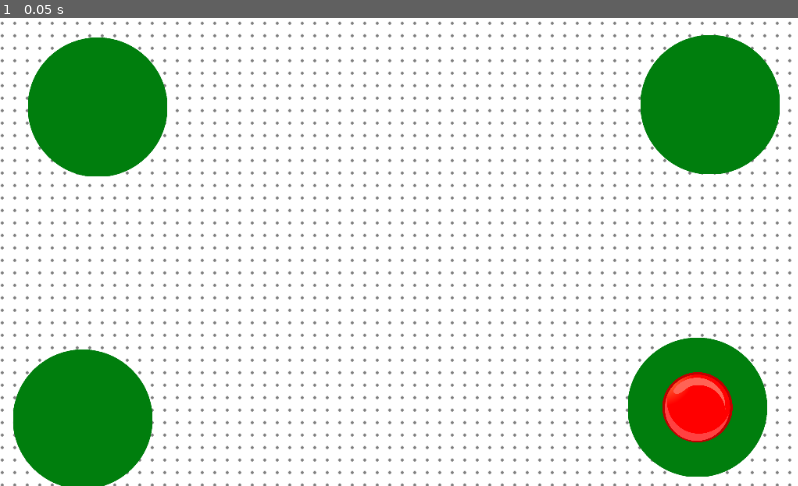
Above: before the commit, frame 1.
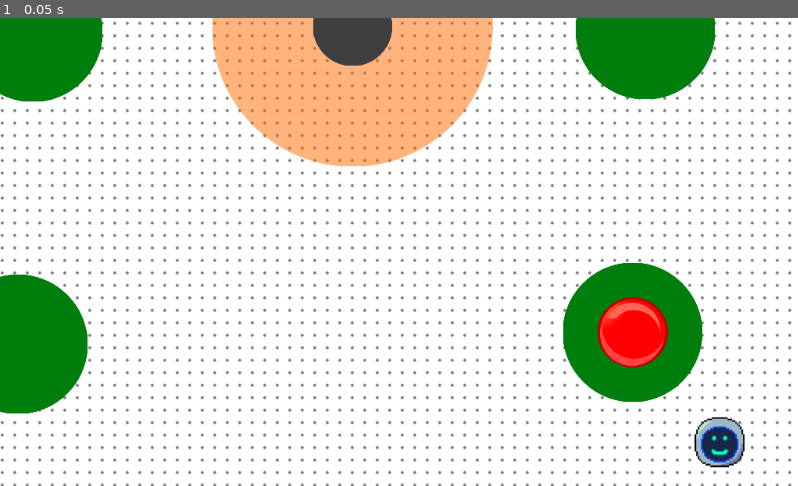
Above: after the commit, the same moment.

Repository: BaseCrusher/sdent_project
Game: Godot game, scene res://Levels/Level1.tscn
Same seed, same stepped clock (60 frames per second), same inputs: the game is played once before the commit and once after it. This scene is started directly instead of the project's main scene.
Inputs:
- Up to frame 1 (0.05 s): no input

The runs differ from the first frame. In frame 1, 31% of the frame differs, in the area x 0-98%, y 0-100%.

Commit message:
changed how gravity fields are done

Diff:
--- a/GameObjects/GravityFields/AntiGravityField/neg_Position2D.gd
+++ /dev/null
@@ -1,26 +0,0 @@
-extends Position2D
-
-
-# Declare member variables here. Examples:
-# var a = 2
-# var b = "text"
-
-onready var character = get_node("../../icon")
-
-# Called when the node enters the scene tree for the first time.
-func _ready():
-	pass # Replace with function body.
-
-func _draw():
-	draw_circle(position, 150, Color(1,0.5,0.5, 0.7))
-
-# Called every frame. 'delta' is the elapsed time since the previous frame.
-#func _process(delta):
-#	pass
-
-func _physics_process(delta):
-	if (global_position - character.position).length() <= 150:
-		character.direction_vector -= (global_position - character.position).normalized() * 20
-		character.current_speed += (global_position - character.position).length() / 100 / character.VECTOR_LENGTH_TO_SPEED
-		pass
-	pass
--- a/GameObjects/GravityFields/AntiGravityField/neg_blackhole.tscn
+++ /dev/null
@@ -1,10 +0,0 @@
-[gd_scene load_steps=2 format=2]
-
-[ext_resource path="res://GameObjects/GravityFields/AntiGravityField/neg_Position2D.gd" type="Script" id=1]
-
-
-
-[node name="blackhole" type="Node2D"]
-
-[node name="Position2D" type="Position2D" parent="."]
-script = ExtResource( 1 )
--- a/GameObjects/GravityFields/GarvityField/Position2D.gd
+++ /dev/null
@@ -1,28 +0,0 @@
-extends Position2D
-
-
-# Declare member variables here. Examples:
-# var a = 2
-# var b = "text"
-
-#onready var character = $"/root/LevelGlobal".get_character_node()
-
-
-
-# Called when the node enters the scene tree for the first time.
-func _ready():
-	pass # Replace with function body.
-
-func _draw():
-	draw_circle(position, 150, Color(0.5,0.5,0.5, 0.7))
-
-# Called every frame. 'delta' is the elapsed time since the previous frame.
-#func _process(delta):
-#	pass
-
-func _physics_process(delta):
-#	if (global_position - character.position).length() <= 150:
-#		character.direction_vector += (global_position - character.position).normalized() * 10
-#		character.current_speed += (global_position - character.position).length() / 100 / character.VECTOR_LENGTH_TO_SPEED
-#		pass
-	pass
--- a/GameObjects/GravityFields/GarvityField/blackhole.tscn
+++ /dev/null
@@ -1,8 +0,0 @@
-[gd_scene load_steps=2 format=2]
-
-[ext_resource path="res://GameObjects/GravityFields/GarvityField/Position2D.gd" type="Script" id=1]
-
-[node name="blackhole" type="Node2D"]
-
-[node name="Position2D" type="Position2D" parent="."]
-script = ExtResource( 1 )
--- /dev/null
+++ b/GameObjects/GravityFields/GravityField.gd
@@ -0,0 +1,41 @@
+extends Node2D
+
+
+# Declare member variables here. Examples:
+# var a = 2
+# var b = "text"
+export(bool) var is_pulling = false
+var is_in_gravity: bool = false
+onready var level_global : Node = $"/root/LevelGlobal"
+
+# Called when the node enters the scene tree for the first time.
+func _ready():
+	pass # Replace with function body.
+
+
+# Called every frame. 'delta' is the elapsed time since the previous frame.
+#func _process(delta):
+#	pass
+
+
+func _physics_process(delta):
+	if is_in_gravity:
+		if is_pulling:
+			level_global.character.move_direction += (global_position - level_global.character.position).normalized() * 20
+		else:
+			level_global.character.move_direction -= (global_position - level_global.character.position).normalized() * 20
+		level_global.character.speed += (global_position - level_global.character.position).length() / 100 / level_global.character.VECTOR_LENGTH_TO_SPEED
+		pass
+	pass
+
+
+
+
+func _on_Area2D_body_entered(body):
+	is_in_gravity = true
+	pass # Replace with function body.
+
+
+func _on_Area2D_body_exited(body):
+	is_in_gravity = false
+	pass # Replace with function body.
--- a/GameObjects/GravityFields/GravityField.tscn
+++ b/GameObjects/GravityFields/GravityField.tscn
@@ -1,9 +1,19 @@
-[gd_scene load_steps=3 format=2]
+[gd_scene load_steps=5 format=2]
 
 [ext_resource path="res://resources/images/gravi_field_outer.png" type="Texture" id=1]
 [ext_resource path="res://resources/images/gravi_field_inner.png" type="Texture" id=2]
+[ext_resource path="res://GameObjects/GravityFields/GravityField.gd" type="Script" id=3]
+
+[sub_resource type="CircleShape2D" id=1]
+radius = 177.984
 
 [node name="GravityField" type="Node2D"]
+script = ExtResource( 3 )
+
+[node name="Area2D" type="Area2D" parent="."]
+
+[node name="CollisionShape2D" type="CollisionShape2D" parent="Area2D"]
+shape = SubResource( 1 )
 
 [node name="gravi_field_inner" type="Sprite" parent="."]
 scale = Vector2( 0.165942, 0.165942 )
@@ -13,3 +23,5 @@
 scale = Vector2( 3.54319, 3.54319 )
 z_index = -1
 texture = ExtResource( 1 )
+[connection signal="body_entered" from="Area2D" to="." method="_on_Area2D_body_entered"]
+[connection signal="body_exited" from="Area2D" to="." method="_on_Area2D_body_exited"]
--- a/Levels/Level1.tscn
+++ b/Levels/Level1.tscn
@@ -1,13 +1,19 @@
-[gd_scene load_steps=3 format=2]
+[gd_scene load_steps=4 format=2]
 
 [ext_resource path="res://Levels/AbstractLevel.tscn" type="PackedScene" id=1]
 [ext_resource path="res://GameObjects/JumpPlates/JumpPlate.tscn" type="PackedScene" id=2]
+[ext_resource path="res://GameObjects/GravityFields/GravityField.tscn" type="PackedScene" id=3]
 
 [node name="Level1" type="Node"]
 
 [node name="AbstractLevel" parent="." instance=ExtResource( 1 )]
-position = Vector2( -19.4531, -20.6399 )
+position = Vector2( 63.4738, 75.5397 )
 z_index = -1
+
+[node name="GravityField" parent="." instance=ExtResource( 3 )]
+position = Vector2( 2.82501, -213.666 )
+scale = Vector2( 1.01625, 1.01625 )
+is_pulling = true
 
 [node name="JumpPlate" parent="." instance=ExtResource( 2 )]
 position = Vector2( 361.29, 178.423 )
